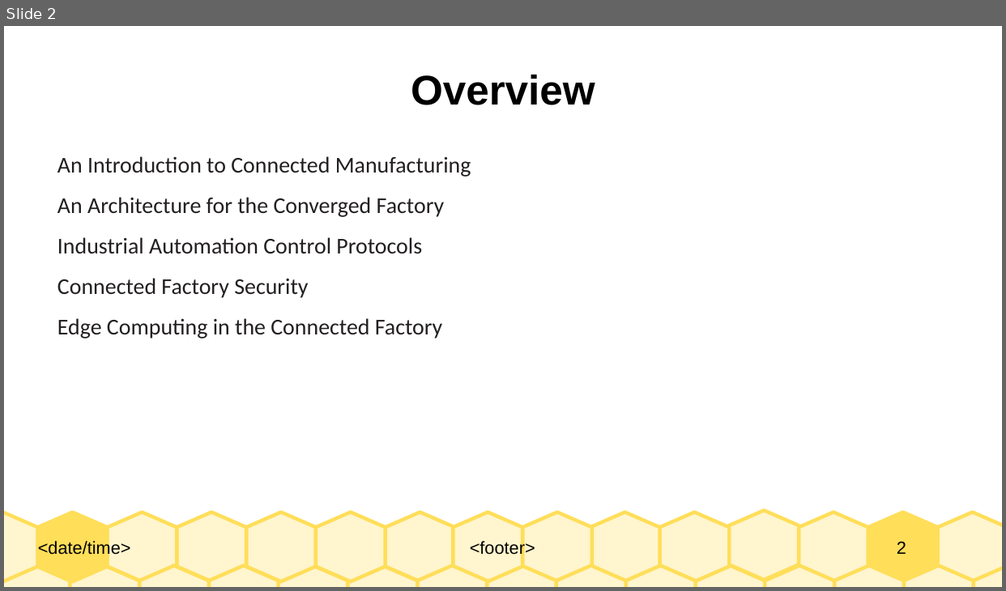
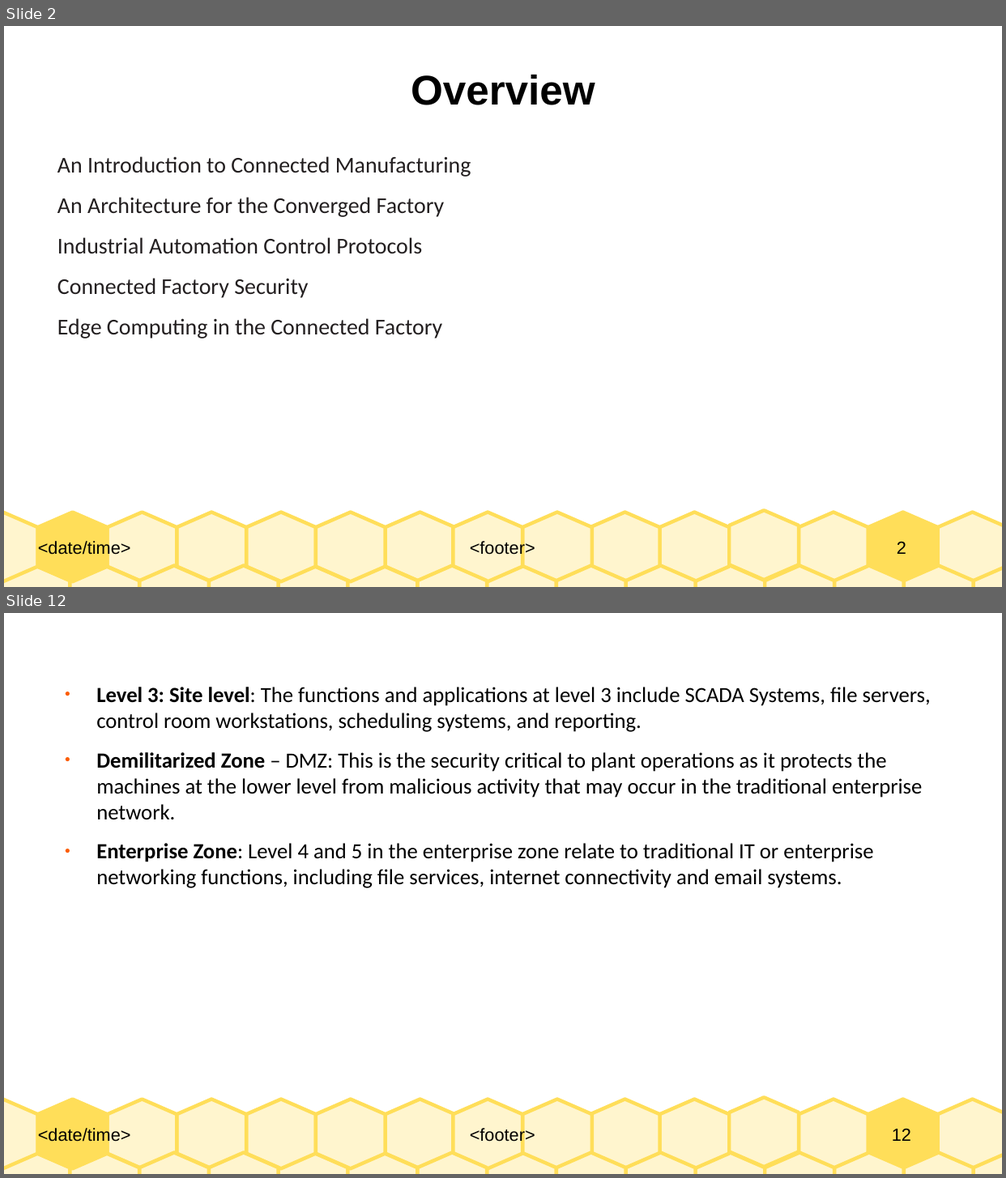
Before and after one commit to Dihfahsih1/Masters-Software-Engineering, a slide deck: yr-sem1/IoT/Chapter-9-slides.odp. Shown one above the other, each under a label of ours: slide 2 before the commit, slides 2 and 12 after it; the slides between them are not shown. The pictures are 1006x591 and 1006x1178 pixels, drawn with LibreOffice and Linux fonts; fonts in the diff are those of the drawing. Boxes give left, top, right and bottom in pixels: in the first picture for what was removed or moved away, otherwise in the second. Text is boxed around its words. In the diff, an @@ line names an element or a change of style, - is before the commit and + after.

```diff
--- a/yr-sem1/IoT/Chapter-9-slides.odp
+++ b/yr-sem1/IoT/Chapter-9-slides.odp
@@ slide 12 added at [4,613,1002,1174], background #FFFFFF; not listed: 33 template elements that a slide beside it also shows @@
@@ text added at [96,687,931,888], 17.2 pt, text #000000 @@
+● Level 3: Site level: The functions and applications at level 3 include SCADA Systems, file servers, control room workstations, scheduling systems, and reporting.
+● Demilitarized Zone – DMZ: This is the security critical to plant operations as it protects the machines at the lower level from malicious activity that may occur in the traditional enterprise network.
+● Enterprise Zone: Level 4 and 5 in the enterprise zone relate to traditional IT or enterprise networking functions, including file services, internet connectivity and email systems.
```
Also in this commit, not shown: 1 slide changed, 18 other slides added, 6 other files.
